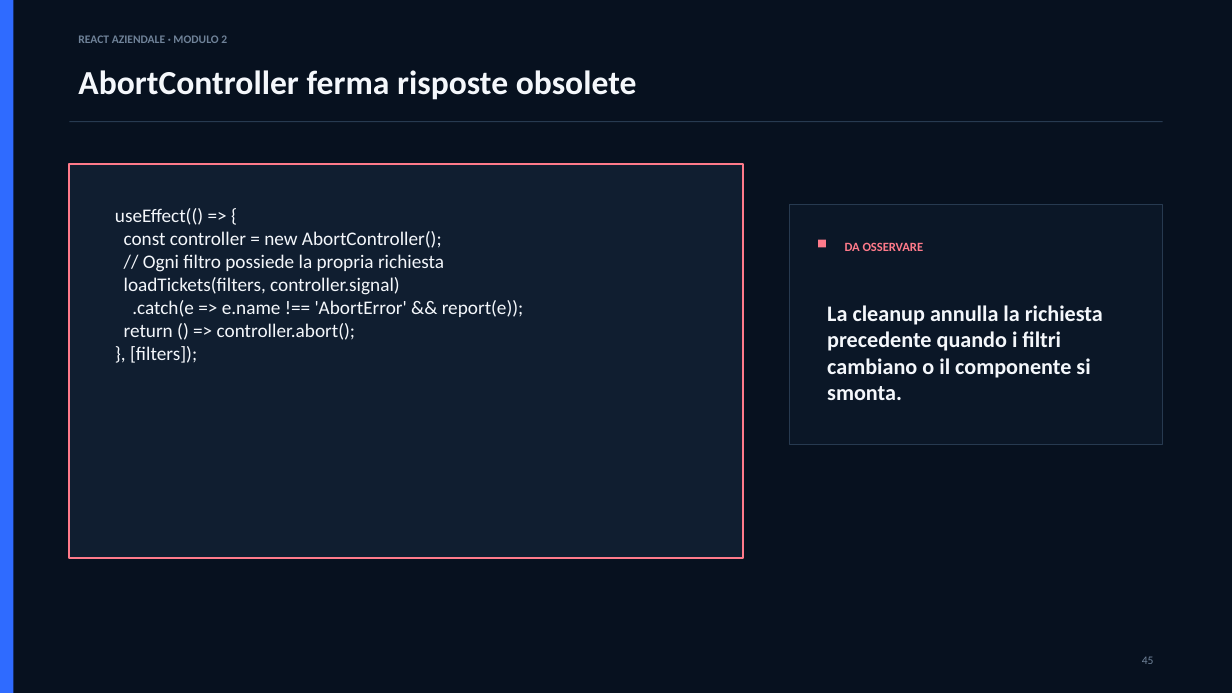
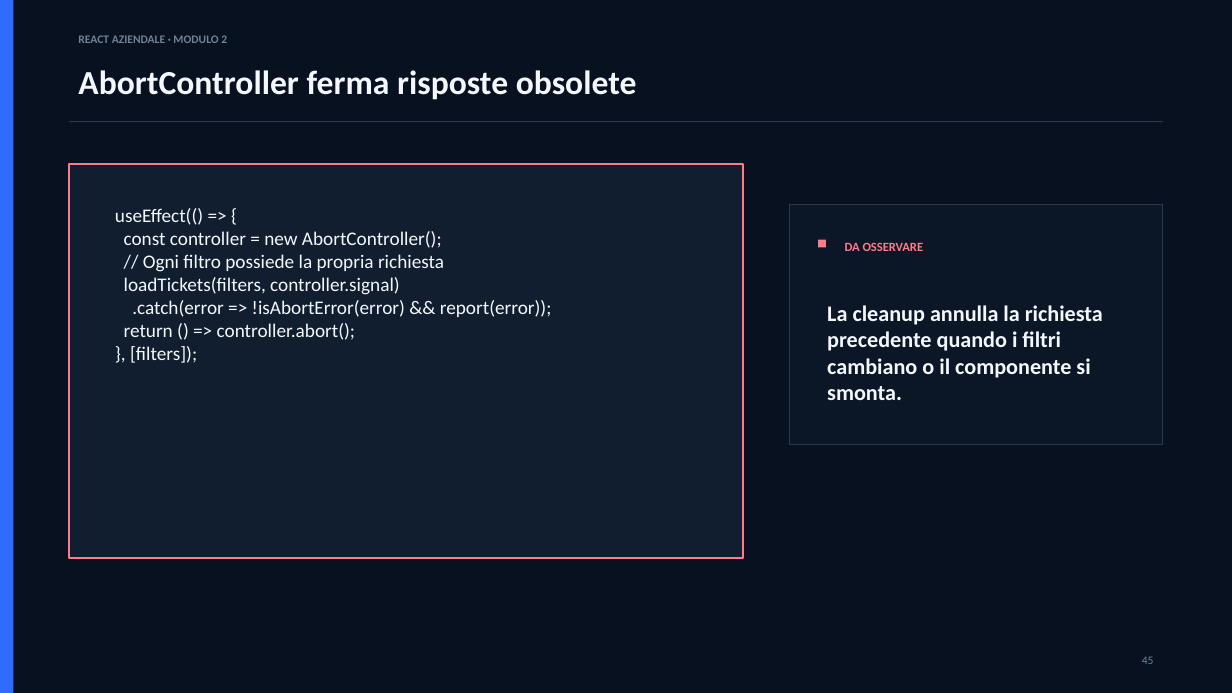
Before and after one commit to marius93rm/reactAziendale, a slide deck: slide 45 of materiali/slides/02-state-management-avanzato/Modulo_2_State_Management_Avanzato.pptx. Drawn at 1232x693 pixels with LibreOffice and Linux fonts; fonts in the diff are those of the drawing. Boxes give left, top, right and bottom in pixels: in the first picture for what was removed or moved away, otherwise in the second. Text is boxed around its words. In the diff, an @@ line names an element or a change of style, - is before the commit and + after.

```diff
--- a/materiali/slides/02-state-management-avanzato/Modulo_2_State_Management_Avanzato.pptx
+++ b/materiali/slides/02-state-management-avanzato/Modulo_2_State_Management_Avanzato.pptx
@@ text at (132,300,552,317): text changed @@
-.catch(e => e.name !== 'AbortError' && report(e));
+.catch(error => !isAbortError(error) && report(error));
```
Also in this commit, not shown: 7 other slides changed.
